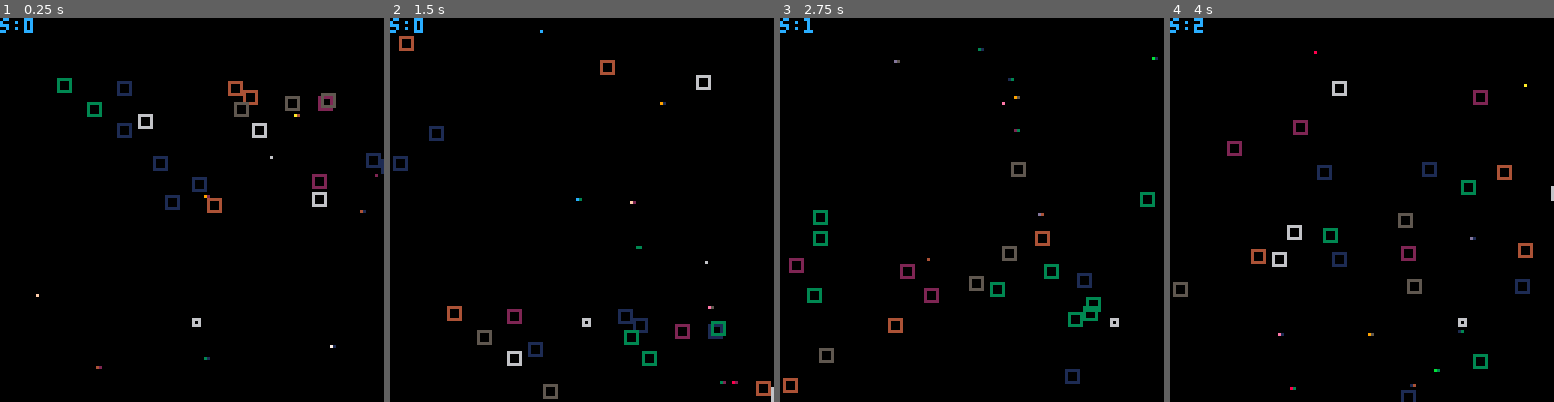
Above: before the commit, frames 1-4 (left to right).
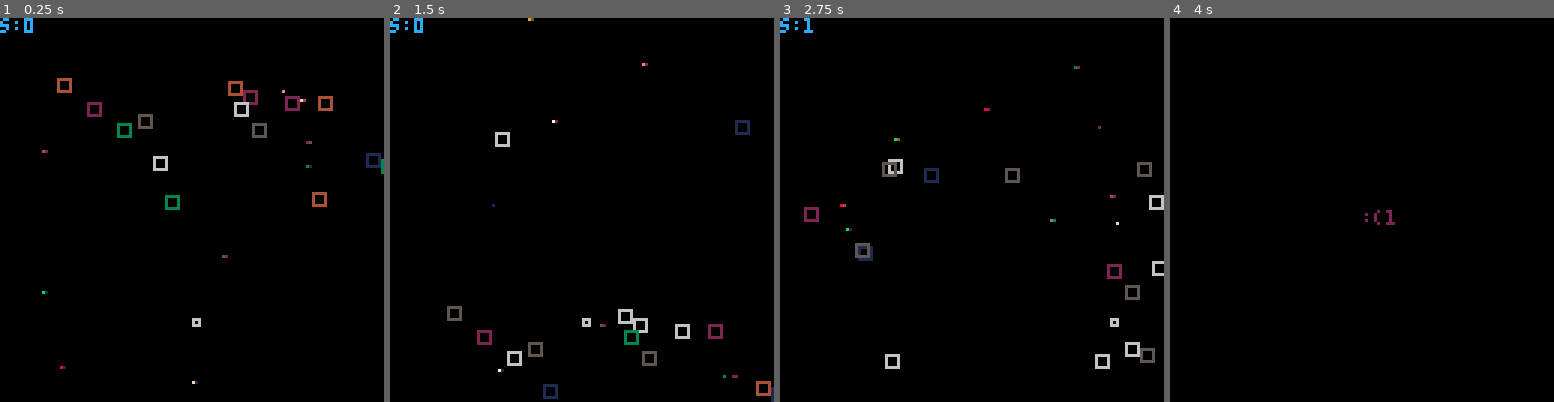
Above: after the commit, the same moments.

Repository: tonetheman/tweettweetjam2018
Game: PICO-8 cartridge carts/jam.p8
Same seed, same stepped clock (60 frames per second), same inputs: the game is played once before the commit and once after it.
Inputs:
- Up to frame 1 (0.25 s): no input
- Up to frame 2 (1.5 s): no input
- Up to frame 3 (2.75 s): hold Right 1.6-2.1 s; hold Right from 2.47 s (still down)
- Up to frame 4 (4 s): release Right at 3.03 s; hold Left 3.08-3.58 s

The runs differ from the first frame. In frame 1, 1.9% of the frame differs, in the area x 9-100%, y 15-96%; in frame 2, 1.9%; in frame 3, 3.7%, in the area x 0-100%, y 7-98%; in frame 4, 2.4%.

Commit message:
starts with fewer enemies

Diff:
--- a/carts/jam.p8
+++ b/carts/jam.p8
@@ -9,7 +9,7 @@
 r=rect
 pr=print
 s=rnd
-t=20
+t=15
 u=0
 c=128
 for i=1,t do e[i]={x=s(c),y=s(50)} end
